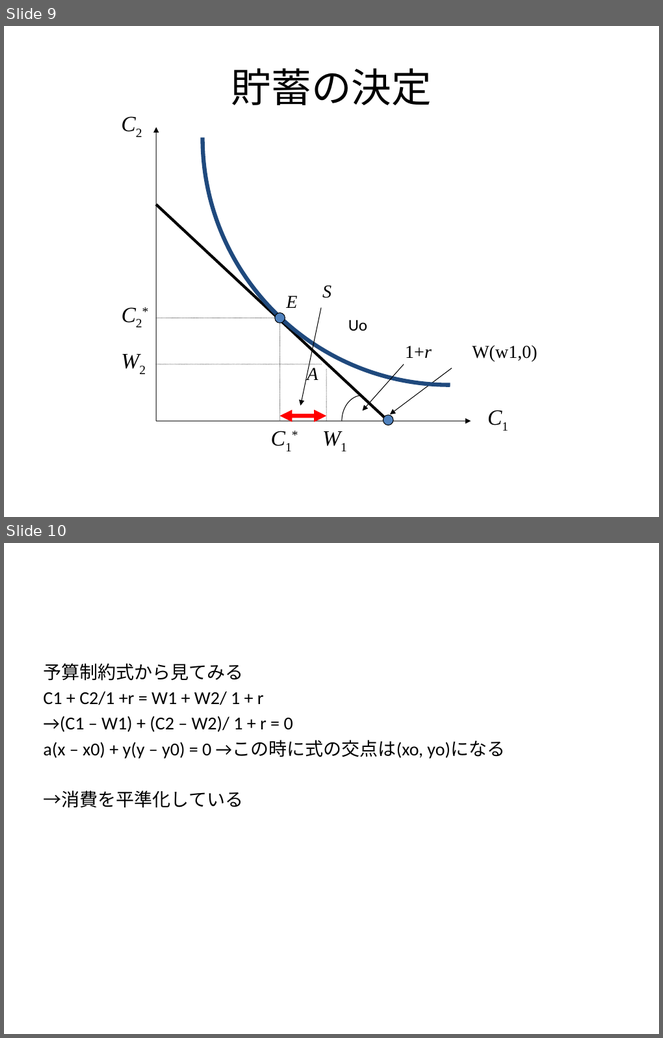
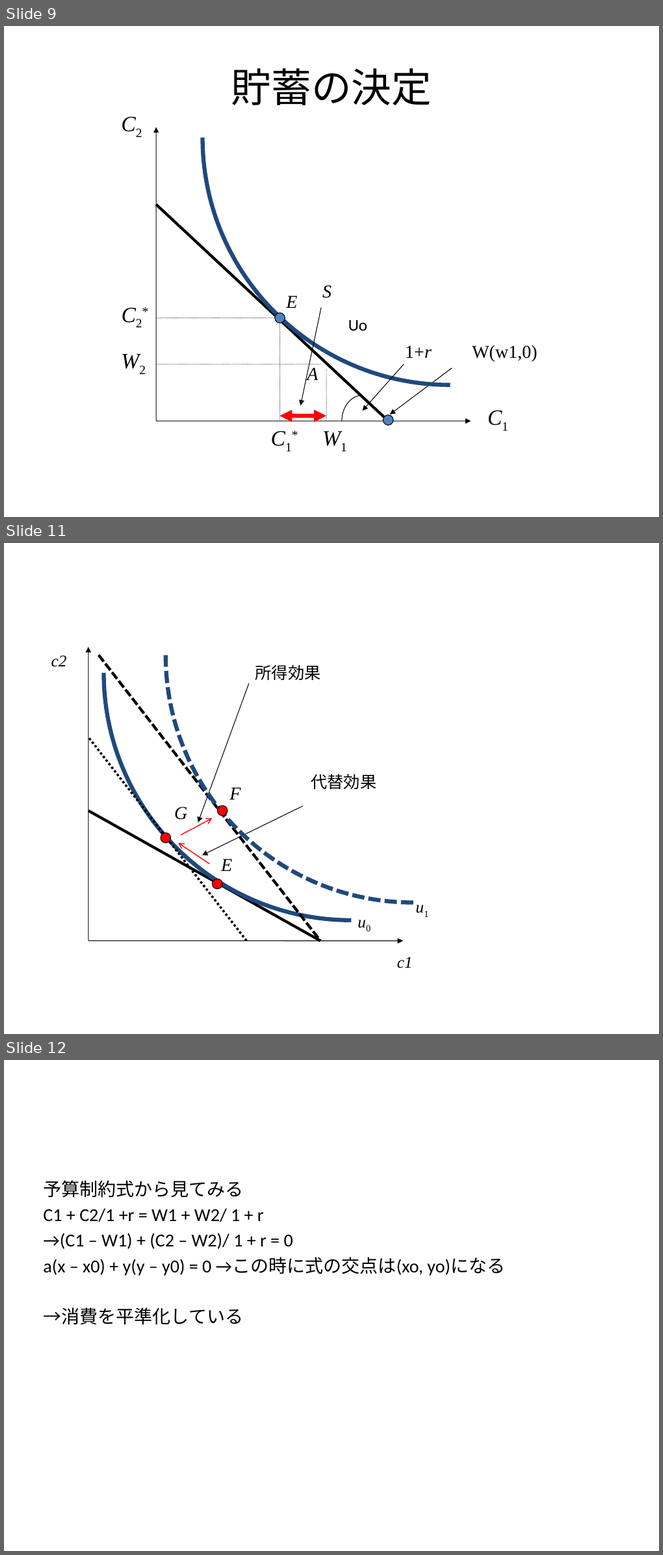
Before and after one commit to h0shihir0/Classes, a slide deck: Economics2/0523Lecture.pptx. Shown one above the other, each under a label of ours: slides 9 and 10 before the commit, slides 9, 11 and 12 after it; the slides between them are not shown. The pictures are 663x1038 and 663x1555 pixels, drawn with LibreOffice and Linux fonts; fonts in the diff are those of the drawing. Boxes give left, top, right and bottom in pixels: in the first picture for what was removed or moved away, otherwise in the second. Text is boxed around its words. In the diff, an @@ line names an element or a change of style, - is before the commit and + after.

```diff
--- a/Economics2/0523Lecture.pptx
+++ b/Economics2/0523Lecture.pptx
@@ slide 11 added at (4, 543, 659, 1034), background #FFFFFF @@
@@ text added at (51, 655, 67, 667), 18 pt, text #000000, italic @@
+c2
@@ arrow added from (88, 941) to (88, 647), #000000 0.75 pt @@
@@ line added from (99, 655) to (321, 941), #000000 3 pt dashed @@
@@ freeform shape added at (166, 655, 414, 902), outline #1F497D 4.5 pt dashed @@
@@ freeform shape added at (103, 673, 351, 921), outline #1F497D 4.5 pt @@
@@ text added at (256, 665, 321, 680), 18 pt, text #000000 @@
+所得効果
@@ arrow added from (249, 684) to (198, 823), #000000 0.75 pt @@
@@ line added from (89, 738) to (246, 941), #000000 2.5 pt dashed @@
@@ text added at (311, 774, 376, 789), 18 pt, text #000000 @@
+代替効果
@@ text added at (230, 787, 241, 800), 20 pt, text #000000, italic @@
+F
@@ line added from (88, 811) to (321, 941), #000000 3 pt @@
@@ text added at (174, 807, 187, 820), 20 pt, text #000000, italic @@
+G
@@ arrow added from (303, 806) to (202, 856), #000000 0.75 pt @@
@@ ellipse added at (218, 806, 228, 816), fill #FF0000, outline #000000 0.75 pt @@
@@ ellipse added at (161, 834, 171, 844), fill #FF0000, outline #000000 0.75 pt @@
@@ arrow added from (181, 835) to (213, 819), #FF0000 1 pt @@
@@ arrow added from (210, 864) to (178, 843), #FF0000 1 pt @@
@@ text added at (221, 859, 232, 871), 20 pt, text #000000, italic @@
+E
@@ ellipse added at (213, 879, 223, 889), fill #FF0000, outline #000000 0.75 pt @@
@@ text added at (410, 893, 440, 920), 18 pt, text #000000, italic @@
+u1
@@ text added at (351, 908, 382, 935), 18 pt, text #000000, italic @@
+u0
@@ arrow added from (88, 941) to (403, 941), #000000 0.75 pt @@
@@ text added at (397, 957, 413, 969), 18 pt, text #000000, italic @@
+c1
@@ what was slide 10 is now slide 12 @@
```
Also in this commit, not shown: 1 other slide added, 5 other files.
